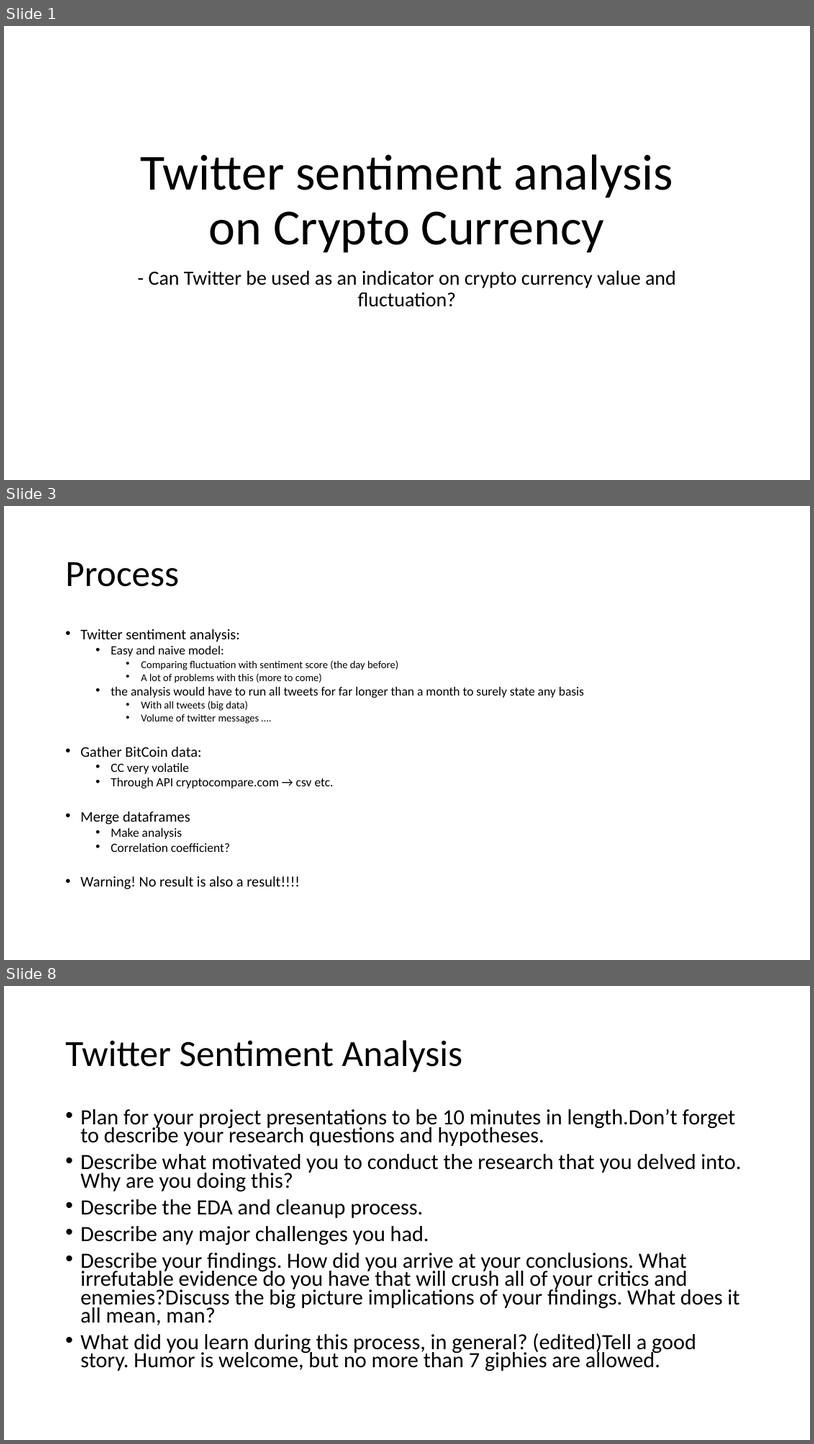
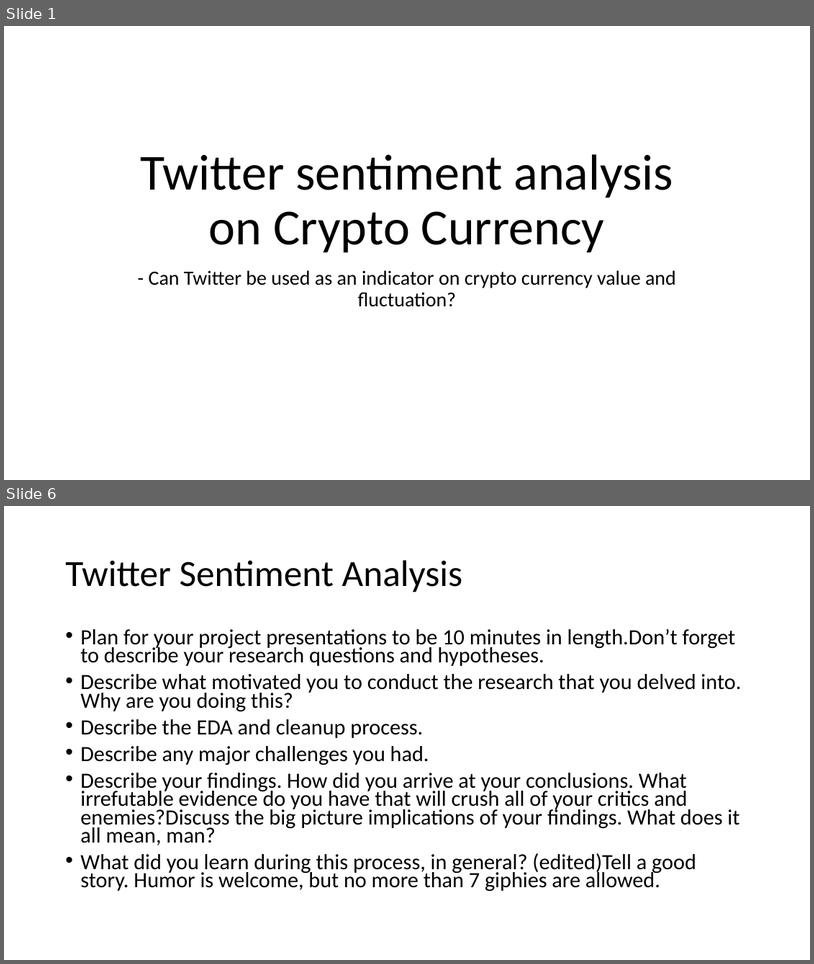
Before and after one commit to Erik-AR/cryptoproject, a slide deck: presentation cyptoproject.pptx. Shown one above the other, each under a label of ours: slides 1, 3 and 8 before the commit, slides 1 and 6 after it; the slides between them are not shown. The pictures are 814x1444 and 814x964 pixels, drawn with LibreOffice and Linux fonts; fonts in the diff are those of the drawing. Boxes give left, top, right and bottom in pixels: in the first picture for what was removed or moved away, otherwise in the second. Text is boxed around its words. In the diff, an @@ line names an element or a change of style, - is before the commit and + after.

```diff
--- a/presentation cyptoproject.pptx
+++ b/presentation cyptoproject.pptx
@@ slide 3 removed at box(4, 506, 810, 960), background #FFFFFF @@
@@ title removed at box(65, 562, 179, 587) @@
-Process
@@ text removed at box(80, 628, 584, 889) @@
-• Twitter sentiment analysis:
-  • Easy and naive model:
-    • Comparing fluctuation with sentiment score (the day before)
-    • A lot of problems with this (more to come)
-  • the analysis would have to run all tweets for far longer than a month to surely state any basis
-    • With all tweets (big data)
-    • Volume of twitter messages ….
-• Gather BitCoin data:
-  • CC very volatile
-  • Through API cryptocompare.com → csv etc.
-• Merge dataframes
-  • Make analysis
-  • Correlation coefficient?
-• Warning! No result is also a result!!!!
@@ what was slide 8 is now slide 6 @@
```
Also in this commit, not shown: 2 slides changed, 2 slides added, 4 other slides removed, 2 other files.
